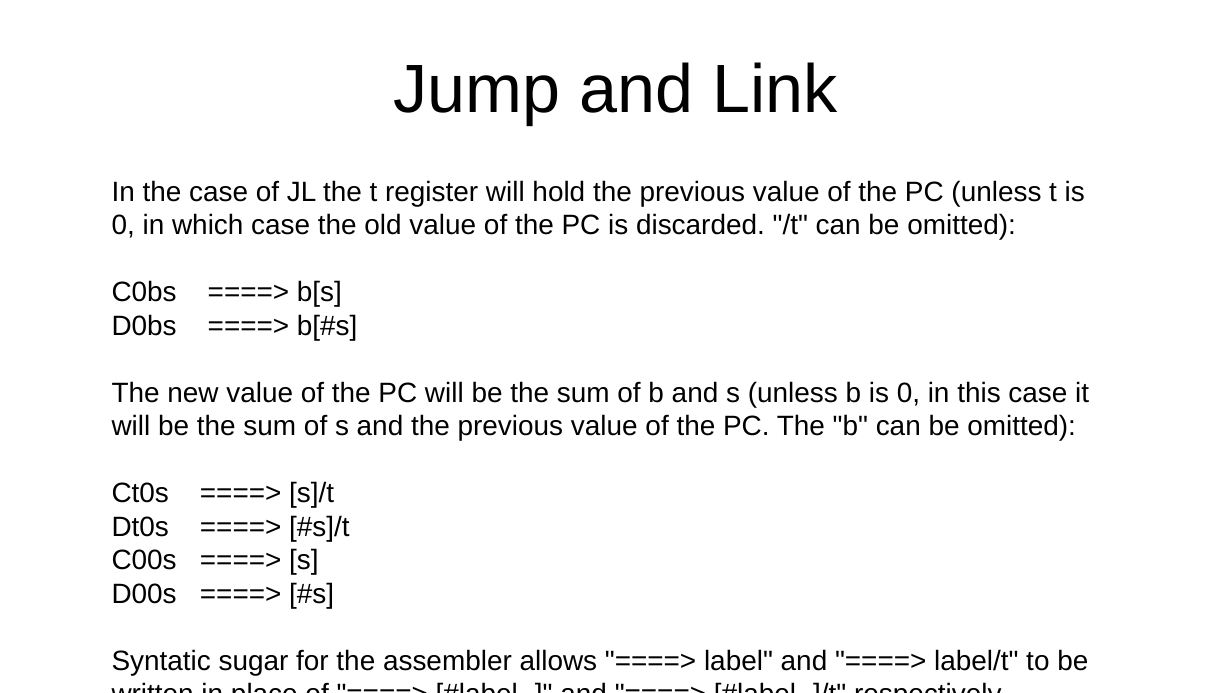
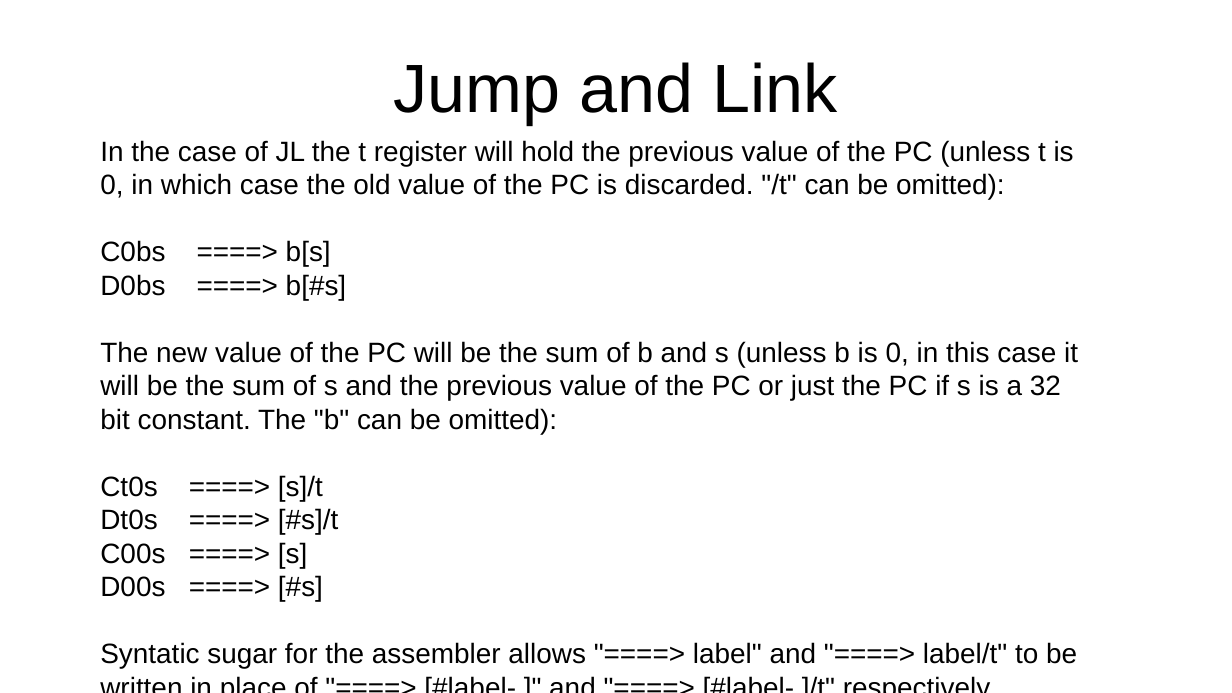
Before and after one commit to jeceljr/baby42, a slide deck: slide 21 of doc/baby42_slides.odp. Drawn at 1232x693 pixels with LibreOffice and Linux fonts; fonts in the diff are those of the drawing. Boxes give left, top, right and bottom in pixels: in the first picture for what was removed or moved away, otherwise in the second. Text is boxed around its words. In the diff, an @@ line names an element or a change of style, - is before the commit and + after.

```diff
--- a/doc/baby42_slides.odp
+++ b/doc/baby42_slides.odp
@@ text "In the case of JL ...": place and size @@
-text "In the case of JL ..." at (112,180,1089,675)
+text "In the case of JL ..." at (100,140,1078,669)
@@ text at (100,341,1078,434): text changed @@
-The new value of the PC will be the sum of b and s (unless b is 0, in this case it will be the sum of s and the previous value of the PC. The "b" can be omitted):
+The new value of the PC will be the sum of b and s (unless b is 0, in this case it will be the sum of s and the previous value of the PC or just the PC if s is a 32 bit constant. The "b" can be omitted):
```
Also in this commit, not shown: 2 other slides changed, 1 other file.
